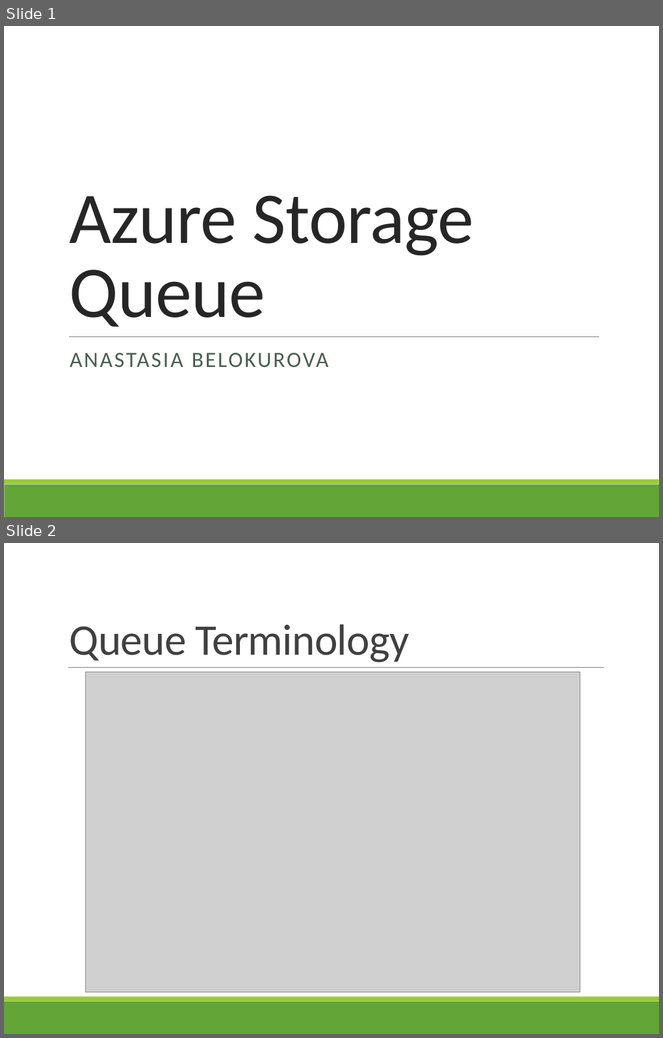
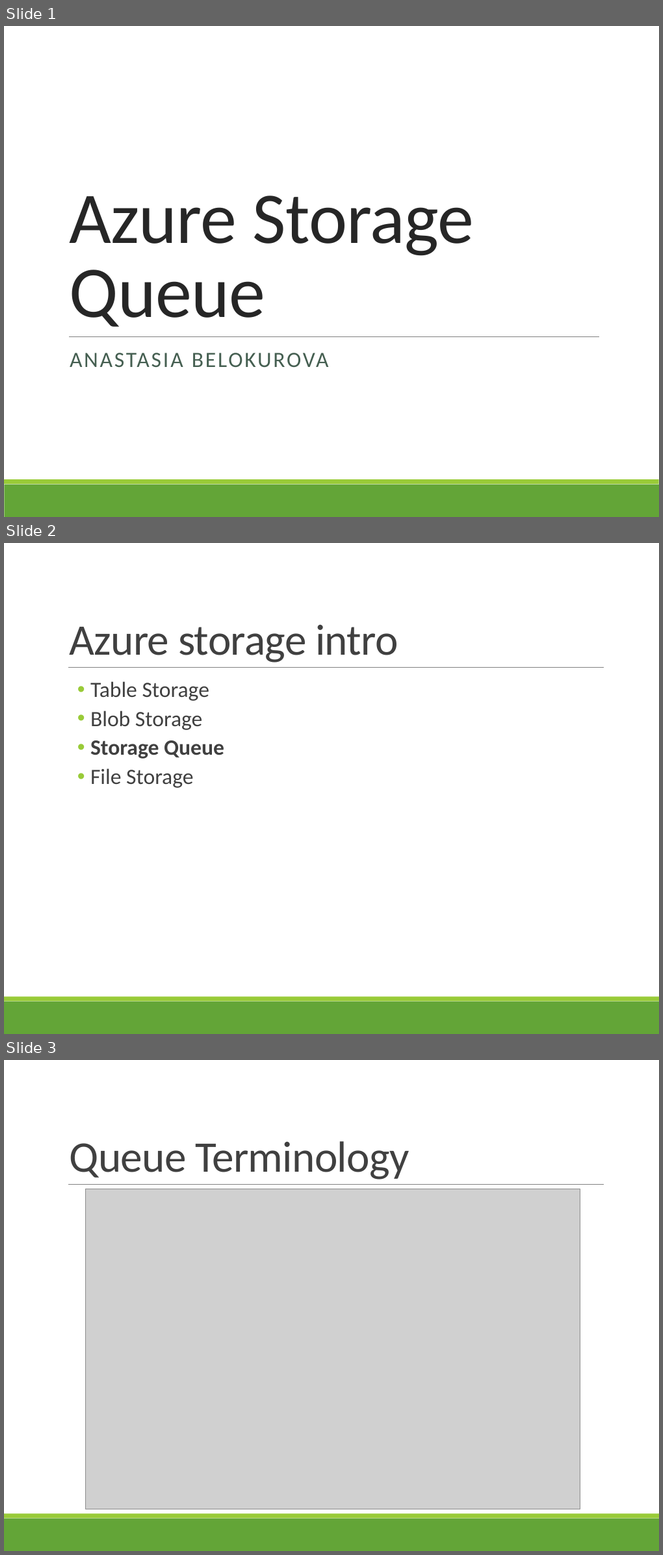
Before and after one commit to AzureUA/Community-2015-02-05, a slide deck: AzureStorageQueue/Azure Storage Queue.pptx. Shown one above the other, each under a label of ours: slides 1 and 2 before the commit, slides 1, 2 and 3 after it. The pictures are 663x1038 and 663x1555 pixels, drawn with LibreOffice and Linux fonts; fonts in the diff are those of the drawing; grey boxes stand for pictures. Boxes give left, top, right and bottom in pixels: in the first picture for what was removed or moved away, otherwise in the second. Text is boxed around its words. In the diff, an @@ line names an element or a change of style, - is before the commit and + after.

```diff
--- a/AzureStorageQueue/Azure Storage Queue.pptx
+++ b/AzureStorageQueue/Azure Storage Queue.pptx
@@ slide 2 added at box(4, 543, 659, 1034), background #FFFFFF; not listed: 3 template elements that a slide beside it also shows @@
@@ title added at box(70, 625, 399, 663), 48 pt, text #404040 @@
+Azure storage intro
@@ text added at box(90, 681, 224, 788), 24 pt, text #404040 @@
+  • Table Storage
+  • Blob Storage
+  • Storage Queue
+  • File Storage
@@ what was slide 2 is now slide 3 @@
```
Also in this commit, not shown: 3 other slides added, 1 slide removed.
